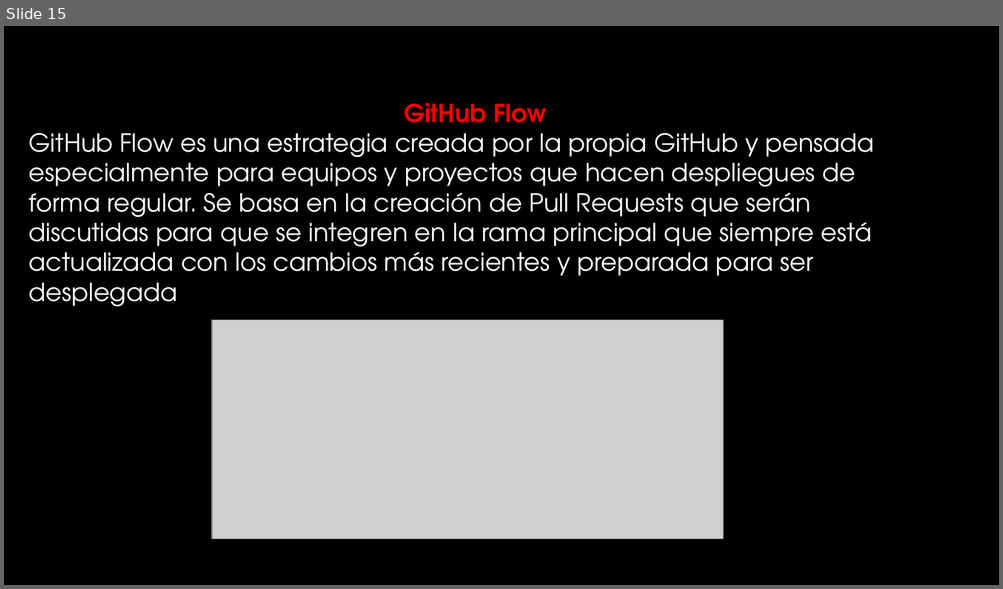
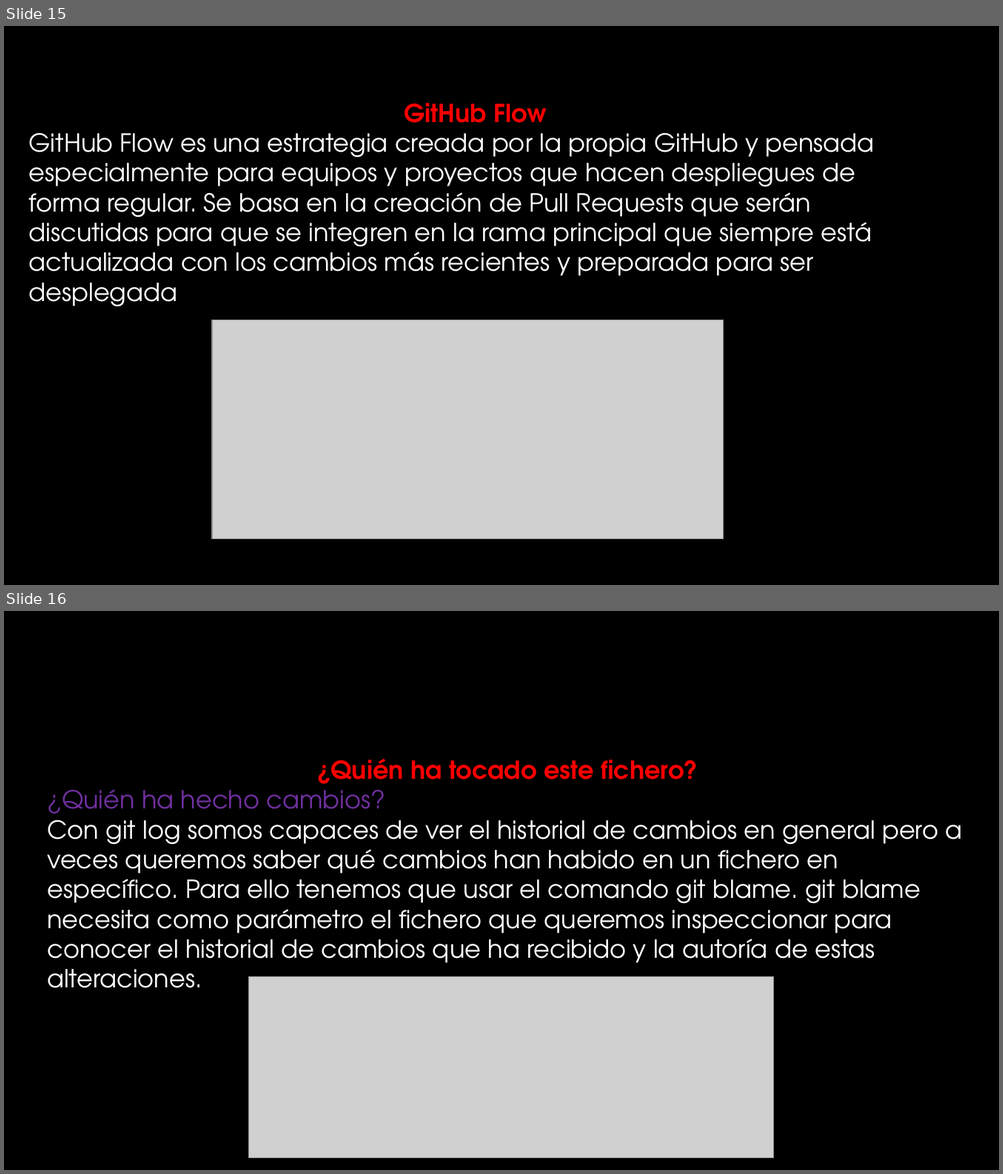
Before and after one commit to Jb788/Empezando, a slide deck: Pasos.pptx. Shown one above the other, each under a label of ours: slide 15 before the commit, slides 15 and 16 after it. The pictures are 1003x589 and 1003x1174 pixels, drawn with LibreOffice and Linux fonts; fonts in the diff are those of the drawing; grey boxes stand for pictures; background and template pictures are left out. Boxes give left, top, right and bottom in pixels: in the first picture for what was removed or moved away, otherwise in the second. Text is boxed around its words. In the diff, an @@ line names an element or a change of style, - is before the commit and + after.

Commit message:
Quinto cambio

```diff
--- a/Pasos.pptx
+++ b/Pasos.pptx
@@ slide 16 added at (4,611,999,1170), background #000000 @@
@@ text added at (47,759,962,988), 24 pt, text #FFFFFF @@
+¿Quién ha tocado este fichero?
+¿Quién ha hecho cambios?
+Con git log somos capaces de ver el historial de cambios en general pero a veces queremos saber qué cambios han habido en un fichero en específico. Para ello tenemos que usar el comando git blame. git blame necesita como parámetro el fichero que queremos inspeccionar para conocer el historial de cambios que ha recibido y la autoría de estas alteraciones.
@@ picture added at (249,977,774,1159) @@
```
Also in this commit, not shown: 2 slides removed.
